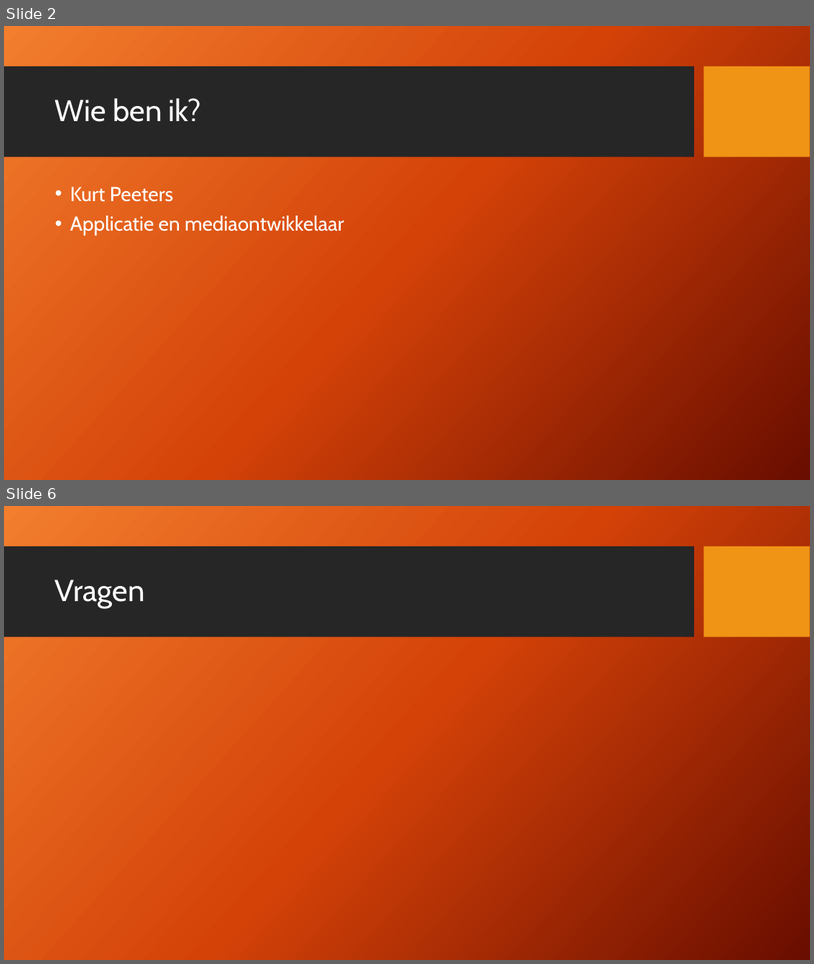
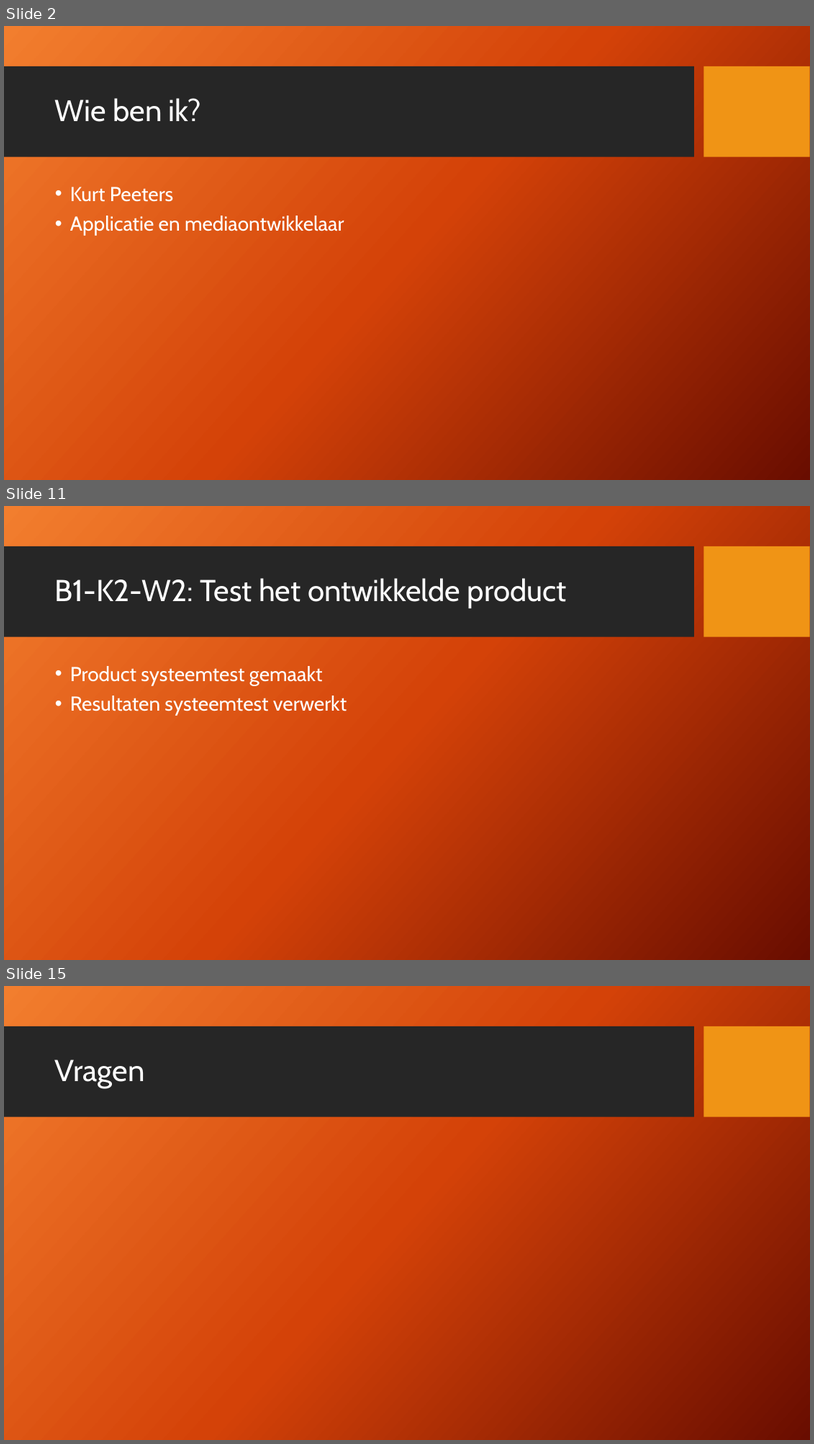
Before and after one commit to Kurtsuside1/Plotter-Data, a slide deck: PVB opdracht.pptx. Shown one above the other, each under a label of ours: slides 2 and 6 before the commit, slides 2, 11 and 15 after it; the slides between them are not shown. The pictures are 814x964 and 814x1444 pixels, drawn with LibreOffice and Linux fonts; fonts in the diff are those of the drawing; background and template pictures are left out. Boxes give left, top, right and bottom in pixels: in the first picture for what was removed or moved away, otherwise in the second. Text is boxed around its words. In the diff, an @@ line names an element or a change of style, - is before the commit and + after.

```diff
--- a/PVB opdracht.pptx
+++ b/PVB opdracht.pptx
@@ slide 11 added at (x1=4, y1=506, x2=810, y2=960), background picture (left out); not listed: 2 template elements that a slide beside it also shows @@
@@ title added at (x1=55, y1=578, x2=567, y2=608), 36 pt, text #FFFFFF @@
+B1-K2-W2: Test het ontwikkelde product
@@ text added at (x1=70, y1=666, x2=347, y2=716), 24 pt, text #FFFFFF @@
+• Product systeemtest gemaakt
+• Resultaten systeemtest verwerkt
@@ what was slide 6 is now slide 15 @@
```
Also in this commit, not shown: 3 slides changed, 8 other slides added, 2 other files.
